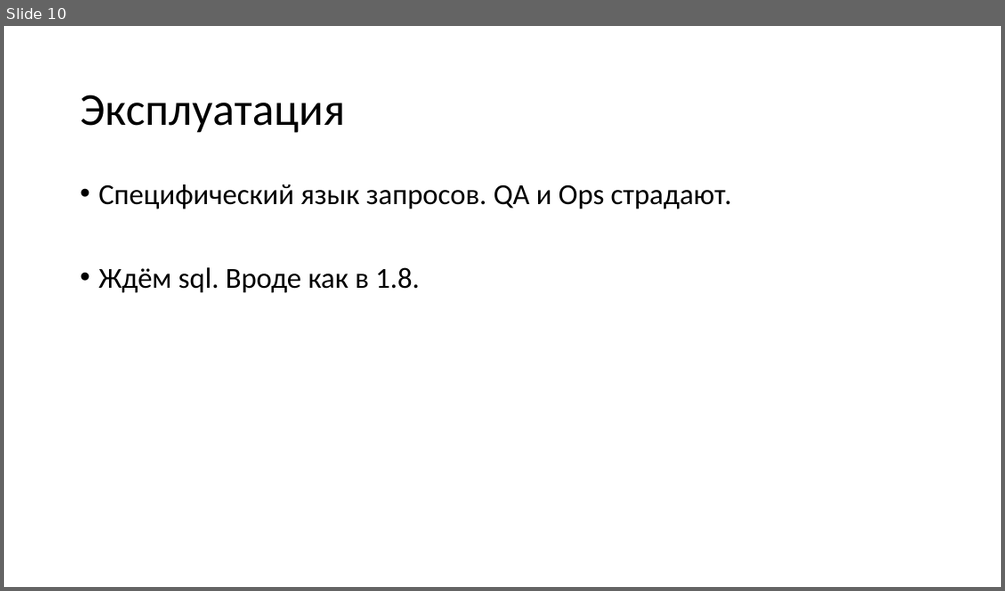
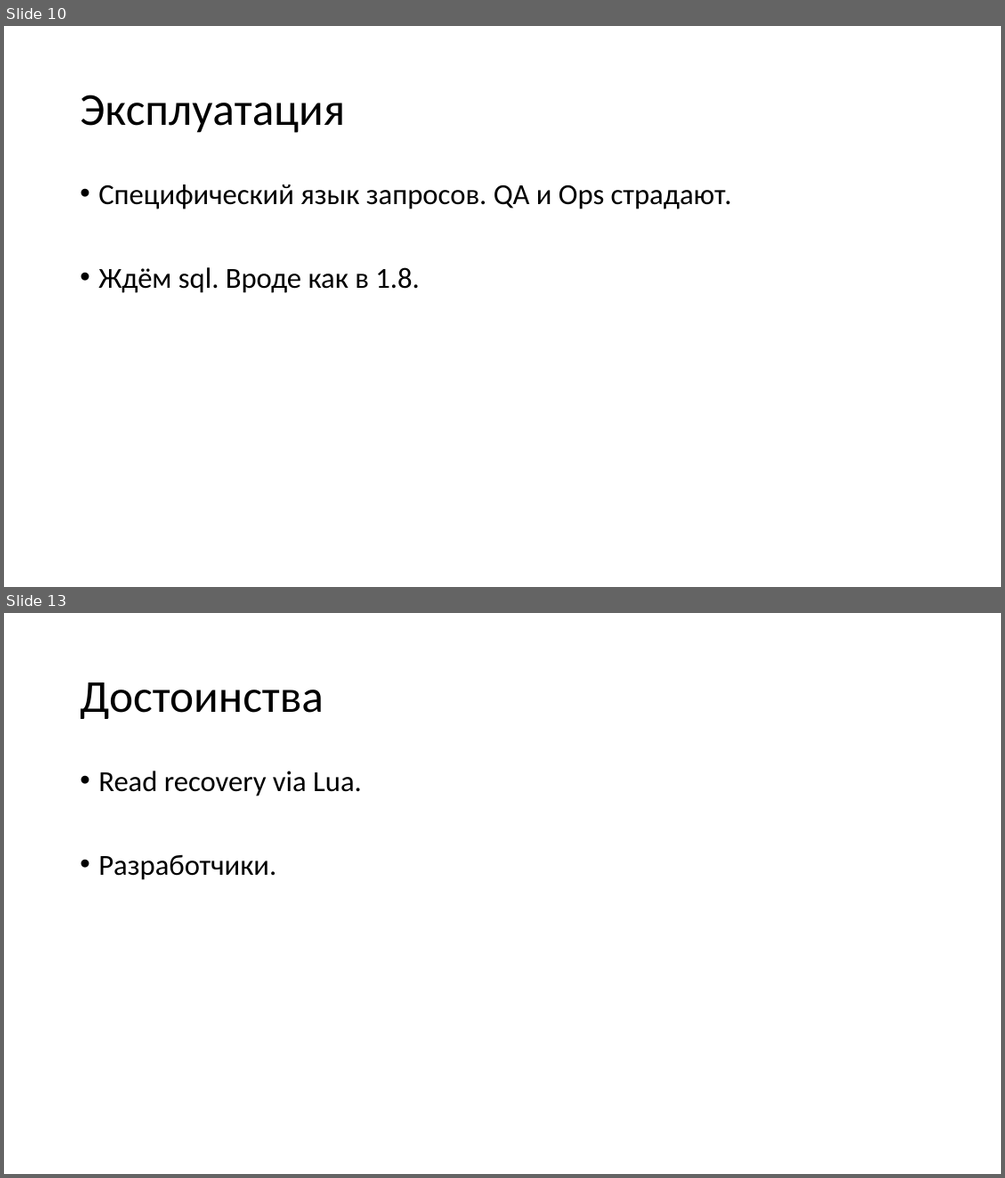
Before and after one commit to aensidhe/presentations, a slide deck: 2017/02/Tarantool for windows applications/Presentation.pptx. Shown one above the other, each under a label of ours: slide 10 before the commit, slides 10 and 13 after it; the slides between them are not shown. The pictures are 1005x591 and 1005x1178 pixels, drawn with LibreOffice and Linux fonts; fonts in the diff are those of the drawing. Boxes give left, top, right and bottom in pixels: in the first picture for what was removed or moved away, otherwise in the second. Text is boxed around its words. In the diff, an @@ line names an element or a change of style, - is before the commit and + after.

```diff
--- a/2017/02/Tarantool for windows applications/Presentation.pptx
+++ b/2017/02/Tarantool for windows applications/Presentation.pptx
@@ slide 13 added at (4,613,1001,1174), background #FFFFFF @@
@@ title added at (80,682,324,719), 44 pt, text #000000 @@
+Достоинства
@@ text added at (98,771,362,880), 28 pt, text #000000 @@
+• Read recovery via Lua.
+• Разработчики.
```
Also in this commit, not shown: 2 other slides added, 1 slide removed.
